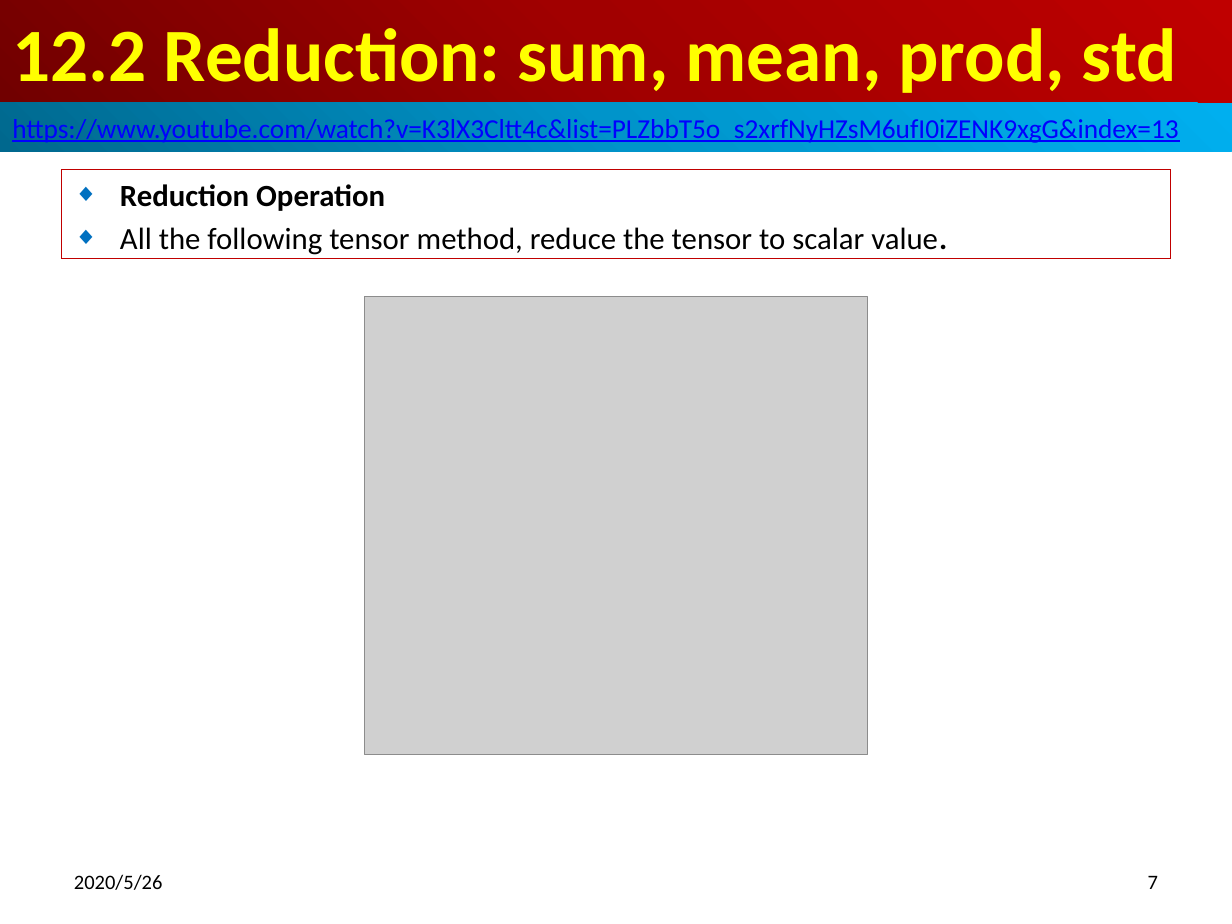
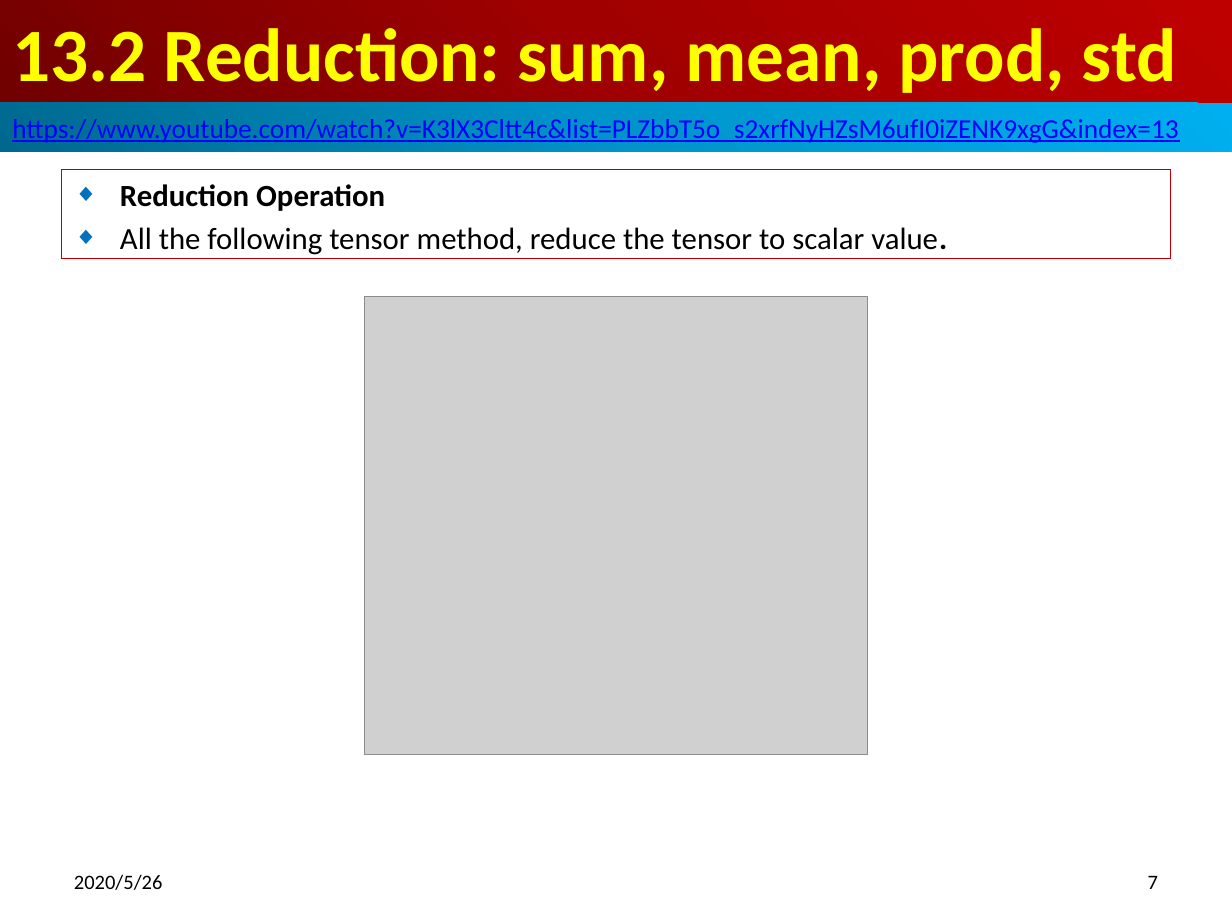
Before and after one commit to peterhchen/900_PyTorch, a slide deck: slide 7 of 13_ArgMaxReduction.pptx. Drawn at 1232x924 pixels with LibreOffice and Linux fonts; fonts in the diff are those of the drawing; grey boxes stand for pictures. Boxes give left, top, right and bottom in pixels: in the first picture for what was removed or moved away, otherwise in the second. Text is boxed around its words. In the diff, an @@ line names an element or a change of style, - is before the commit and + after.

```diff
--- a/13_ArgMaxReduction.pptx
+++ b/13_ArgMaxReduction.pptx
@@ title at (12, 28, 1177, 93): text changed @@
-12.2 Reduction: sum, mean, prod, std
+13.2 Reduction: sum, mean, prod, std
```
Also in this commit, not shown: 15 other slides changed.
